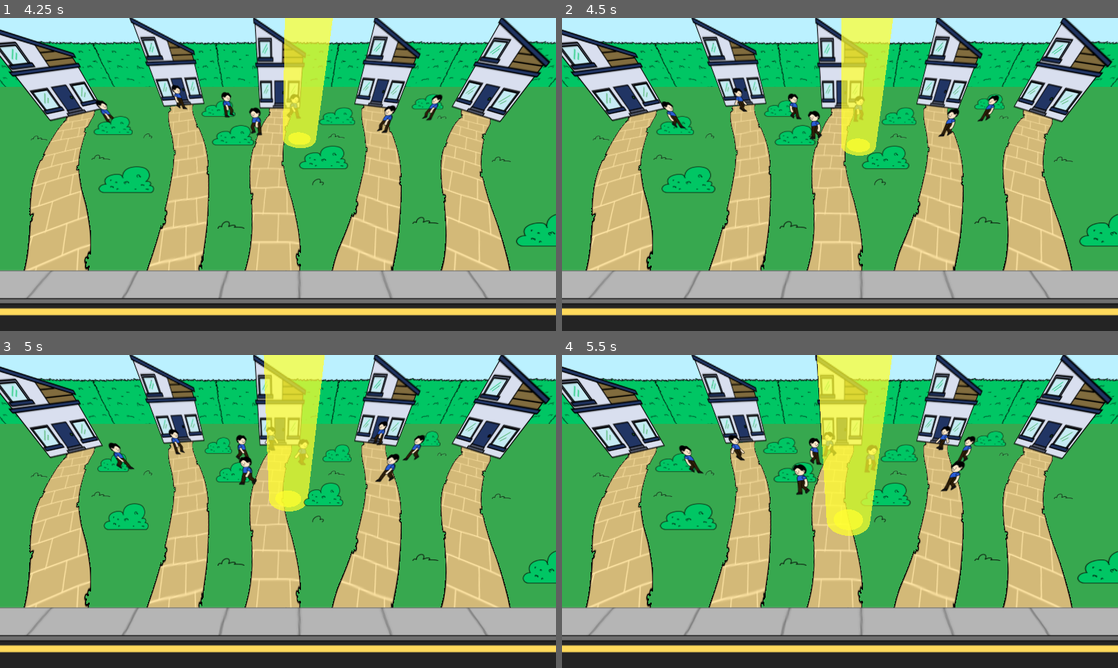
Above: before the commit, frames 1-4 (two rows, left to right).
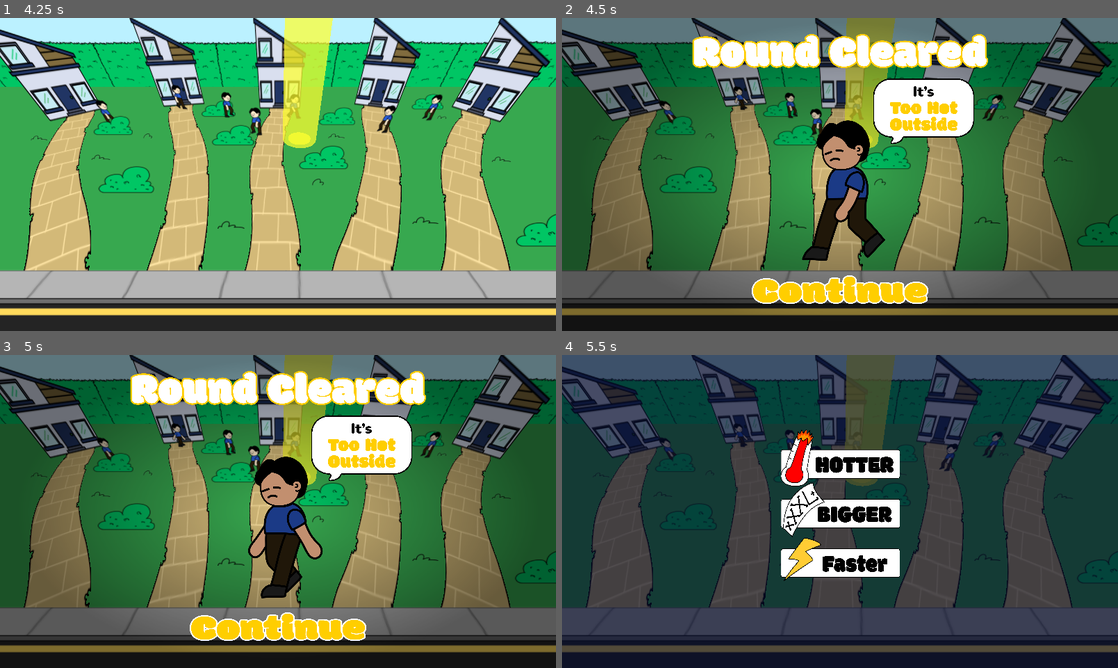
Above: after the commit, the same moments.

Repository: KgHtetNaing/sun_is_watching
Game: Godot game, scene res://scenes/main_menu.tscn
Two runs of this game, one before a commit and one after it. Both use one fixed random seed, a clock stepped at 60 frames per second and the inputs below. The engine's default icon, where the game draws it, is replaced by a stand-in: a white triangle on a blue panel in a dark square.
Inputs (mouse positions are in pixels of both pictures, inside the frame that each line leads up to):
- Up to frame 1 (4.25 s): click (278, 208) at 0.5 s; click (278, 174) at 1.25 s; tap Enter (ui_accept) at 2, 2.27, 3.02 s; move the mouse to (400, 158) at 2.02 s; move the mouse to (166, 190) at 2.77 s; move the mouse to (333, 105) at 3.52 s
- Up to frame 2 (4.5 s): move the mouse to (812, 237) at 4.27 s
- Up to frame 3 (5 s): tap Enter (ui_accept) at 4.52 s
- Up to frame 4 (5.5 s): click (840, 627) at 5.02 s

Frame 1 is identical in both runs. In frame 2, 88% of the frame differs, in the area x 0-100%, y 0-96%; in frame 3, 88%; in frame 4, 92%.

Commit message:
UpgradeDone

Diff:
--- a/main_menu.tscn
+++ /dev/null
@@ -1,39 +0,0 @@
-[gd_scene format=3 uid="uid://b3aud7guqhxnr"]
-
-[ext_resource type="Script" uid="uid://obm4lo5xy0we" path="res://main_menu.gd" id="1_06t4h"]
-
-[node name="MainMenu" type="Control" unique_id=2016285024]
-layout_mode = 3
-anchors_preset = 15
-anchor_right = 1.0
-anchor_bottom = 1.0
-grow_horizontal = 2
-grow_vertical = 2
-script = ExtResource("1_06t4h")
-
-[node name="VBoxContainer" type="VBoxContainer" parent="." unique_id=15148869]
-layout_mode = 0
-offset_left = 60.0
-offset_right = 257.0
-offset_bottom = 659.0
-alignment = 1
-
-[node name="start" type="Button" parent="VBoxContainer" unique_id=1777507957]
-layout_mode = 2
-size_flags_horizontal = 5
-text = "Start Game"
-
-[node name="setting" type="Button" parent="VBoxContainer" unique_id=59936161]
-layout_mode = 2
-size_flags_horizontal = 5
-text = "Setting
-
-"
-
-[node name="quit" type="Button" parent="VBoxContainer" unique_id=325347192]
-layout_mode = 2
-size_flags_horizontal = 5
-text = "Quit
-"
-
-[connection signal="pressed" from="VBoxContainer/start" to="." method="_on_start_pressed"]
--- a/scenes/lose_screen.tscn
+++ /dev/null
@@ -1,97 +0,0 @@
-[gd_scene format=3 uid="uid://cqalhatfscnku"]
-
-[ext_resource type="Script" uid="uid://clxav8cq1inw0" path="res://scripts/lose_screen.gd" id="1_uglf1"]
-
-[sub_resource type="StyleBoxFlat" id="StyleBoxFlat_uglf1"]
-bg_color = Color(0.70560455, 0.37027636, 0.18776155, 1)
-border_width_left = 10
-border_width_top = 5
-border_width_right = 10
-border_width_bottom = 5
-border_color = Color(0.7058824, 0.36862746, 0.1882353, 1)
-corner_radius_top_left = 10
-corner_radius_top_right = 10
-corner_radius_bottom_right = 10
-corner_radius_bottom_left = 10
-shadow_color = Color(0.35915577, 0.17558458, 0.07739537, 1)
-shadow_size = 2
-shadow_offset = Vector2(1, 4)
-
-[sub_resource type="StyleBoxFlat" id="StyleBoxFlat_1n1m7"]
-bg_color = Color(0.4325989, 0.35637146, 0.7006675, 1)
-border_width_left = 10
-border_width_top = 5
-border_width_right = 10
-border_width_bottom = 5
-border_color = Color(0.43137255, 0.35686275, 0.7019608, 1)
-corner_radius_top_left = 10
-corner_radius_top_right = 10
-corner_radius_bottom_right = 10
-corner_radius_bottom_left = 10
-corner_detail = 9
-shadow_color = Color(0.27271175, 0.22188184, 0.45344034, 1)
-shadow_size = 2
-shadow_offset = Vector2(1, 4)
-
-[node name="LoseScreen" type="Control" unique_id=774815783]
-layout_mode = 3
-anchors_preset = 15
-anchor_right = 1.0
-anchor_bottom = 1.0
-grow_horizontal = 2
-grow_vertical = 2
-script = ExtResource("1_uglf1")
-
-[node name="ColorRect" type="ColorRect" parent="." unique_id=1038150594]
-layout_mode = 0
-offset_right = 1152.0
-offset_bottom = 647.0
-color = Color(0.1764706, 0.1764706, 0.15294118, 1)
-
-[node name="CenterContainer" type="CenterContainer" parent="." unique_id=2144545169]
-layout_mode = 0
-offset_left = 276.0
-offset_top = -2.0
-offset_right = 889.0
-offset_bottom = 595.0
-
-[node name="VBoxContainer" type="VBoxContainer" parent="CenterContainer" unique_id=1382781249]
-layout_mode = 2
-theme_override_constants/separation = 36
-
-[node name="Title" type="Label" parent="CenterContainer/VBoxContainer" unique_id=1676235831]
-layout_mode = 2
-theme_override_font_sizes/font_size = 38
-text = "You are not hot enough!"
-horizontal_alignment = 1
-vertical_alignment = 1
-
-[node name="HBoxContainer2" type="HBoxContainer" parent="CenterContainer/VBoxContainer" unique_id=886284768]
-layout_mode = 2
-theme_override_constants/separation = 300
-
-[node name="level_reached" type="Label" parent="CenterContainer/VBoxContainer/HBoxContainer2" unique_id=427734042]
-layout_mode = 2
-text = "Level Reached :"
-
-[node name="current_level" type="Label" parent="CenterContainer/VBoxContainer/HBoxContainer2" unique_id=598197836]
-layout_mode = 2
-text = "1"
-
-[node name="HBoxContainer" type="HBoxContainer" parent="CenterContainer/VBoxContainer" unique_id=1069532356]
-layout_mode = 2
-theme_override_constants/separation = 60
-
-[node name="Retry" type="Button" parent="CenterContainer/VBoxContainer/HBoxContainer" unique_id=1936098170]
-layout_mode = 2
-theme_override_font_sizes/font_size = 16
-theme_override_styles/normal = SubResource("StyleBoxFlat_uglf1")
-text = "Retry
-"
-
-[node name="Main Menu" type="Button" parent="CenterContainer/VBoxContainer/HBoxContainer" unique_id=1881896105]
-layout_mode = 2
-theme_override_styles/normal = SubResource("StyleBoxFlat_1n1m7")
-text = "Main Menu"
-
-[connection signal="pressed" from="CenterContainer/VBoxContainer/HBoxContainer/Retry" to="." method="_on_retry_pressed"]
--- a/scenes/main_scene.tscn
+++ b/scenes/main_scene.tscn
@@ -103,7 +103,7 @@
 
 [node name="Timer" type="Timer" parent="." unique_id=971018918]
 process_mode = 3
-wait_time = 30.0
+wait_time = 3.0
 one_shot = true
 
 [node name="Camera3D" type="Camera3D" parent="." unique_id=704493747]
--- a/scenes/shop.tscn
+++ b/scenes/shop.tscn
@@ -1,8 +1,43 @@
 [gd_scene format=3 uid="uid://bgbuap2hnj78u"]
 
 [ext_resource type="Script" uid="uid://dhft0n2s4nctd" path="res://scripts/shop.gd" id="1_1l46r"]
-[ext_resource type="Texture2D" uid="uid://c7rkdiq743a0p" path="res://icon.svg" id="2_032fp"]
+[ext_resource type="Texture2D" uid="uid://depibfw4xswl3" path="res://art/Upgrade/Upgrade-33.png" id="2_1v8qu"]
 [ext_resource type="Script" uid="uid://6pbbqp6vjhnn" path="res://scripts/upgrade_button.gd" id="3_2fc2m"]
+[ext_resource type="Texture2D" uid="uid://c1mxo0xqskhsh" path="res://art/Upgrade/Upgrade-39.png" id="3_44xle"]
+[ext_resource type="Texture2D" uid="uid://cfwmmexv6qw0i" path="res://art/Upgrade/Upgrade-36.png" id="4_24it5"]
+[ext_resource type="Texture2D" uid="uid://1pc361jvi7xk" path="res://art/Upgrade/Upgrade-34.png" id="6_7mqwv"]
+[ext_resource type="Texture2D" uid="uid://cxutojadjfvh6" path="res://art/Upgrade/Upgrade-40.png" id="7_gobkm"]
+[ext_resource type="Texture2D" uid="uid://cd7viunxy8ltr" path="res://art/Upgrade/Upgrade-38.png" id="8_j14q8"]
+[ext_resource type="Texture2D" uid="uid://dxbmn4tybexfn" path="res://art/Upgrade/Upgrade-35.png" id="9_5u241"]
+[ext_resource type="Texture2D" uid="uid://bsn1882u0205t" path="res://art/Upgrade/Upgrade-42.png" id="10_pqync"]
+[ext_resource type="Texture2D" uid="uid://ct4qak1g2a2c3" path="res://art/Upgrade/Upgrade-41.png" id="11_yuijs"]
+
+[sub_resource type="StyleBoxTexture" id="StyleBoxTexture_aa4hd"]
+texture = ExtResource("2_1v8qu")
+
+[sub_resource type="StyleBoxTexture" id="StyleBoxTexture_68utx"]
+texture = ExtResource("3_44xle")
+
+[sub_resource type="StyleBoxTexture" id="StyleBoxTexture_ru2r1"]
+texture = ExtResource("4_24it5")
+
+[sub_resource type="StyleBoxTexture" id="StyleBoxTexture_lxs01"]
+texture = ExtResource("6_7mqwv")
+
+[sub_resource type="StyleBoxTexture" id="StyleBoxTexture_6nbx6"]
+texture = ExtResource("7_gobkm")
+
+[sub_resource type="StyleBoxTexture" id="StyleBoxTexture_mihhf"]
+texture = ExtResource("8_j14q8")
+
+[sub_resource type="StyleBoxTexture" id="StyleBoxTexture_5lclc"]
+texture = ExtResource("9_5u241")
+
+[sub_resource type="StyleBoxTexture" id="StyleBoxTexture_ouqob"]
+texture = ExtResource("10_pqync")
+
+[sub_resource type="StyleBoxTexture" id="StyleBoxTexture_p0at6"]
+texture = ExtResource("11_yuijs")
 
 [node name="Shop" type="Control" unique_id=1227722593]
 process_mode = 3
@@ -16,52 +51,64 @@
 
 [node name="CanvasLayer" type="CanvasLayer" parent="." unique_id=275518949]
 
-[node name="VBoxContainer" type="VBoxContainer" parent="CanvasLayer" unique_id=1898892178]
-anchors_preset = 8
-anchor_left = 0.5
-anchor_top = 0.5
-anchor_right = 0.5
-anchor_bottom = 0.5
-offset_left = -98.5
-offset_top = -225.5
-offset_right = 98.5
-offset_bottom = 225.5
+[node name="ColorRect" type="ColorRect" parent="CanvasLayer" unique_id=717608603]
+anchors_preset = 15
+anchor_right = 1.0
+anchor_bottom = 1.0
 grow_horizontal = 2
 grow_vertical = 2
+color = Color(0.019639827, 0.041127454, 0.16073531, 0.69411767)
 
-[node name="UpgradeDmg" type="Button" parent="CanvasLayer/VBoxContainer" unique_id=1749467096]
-layout_mode = 2
+[node name="UpgradeDmg" type="Button" parent="CanvasLayer" unique_id=1749467096]
+anchors_preset = 15
+anchor_right = 1.0
+anchor_bottom = 1.0
+offset_left = 501.33334
+offset_top = 169.0
+offset_right = -501.33337
+offset_bottom = -395.0
+grow_horizontal = 2
+grow_vertical = 2
 size_flags_horizontal = 4
 size_flags_vertical = 4
-text = "+DMG"
-icon = ExtResource("2_032fp")
+theme_override_styles/normal = SubResource("StyleBoxTexture_aa4hd")
+theme_override_styles/pressed = SubResource("StyleBoxTexture_68utx")
+theme_override_styles/hover = SubResource("StyleBoxTexture_ru2r1")
 script = ExtResource("3_2fc2m")
 upgrade_type = "damage"
 
-[node name="UpgradeSize" type="Button" parent="CanvasLayer/VBoxContainer" unique_id=1628898795]
-layout_mode = 2
+[node name="UpgradeSize" type="Button" parent="CanvasLayer" unique_id=1628898795]
+offset_left = 501.0
+offset_top = 283.0
+offset_right = 778.333
+offset_bottom = 439.0
 size_flags_horizontal = 4
 size_flags_vertical = 4
-text = "+Size"
-icon = ExtResource("2_032fp")
+theme_override_styles/normal = SubResource("StyleBoxTexture_lxs01")
+theme_override_styles/pressed = SubResource("StyleBoxTexture_6nbx6")
+theme_override_styles/hover = SubResource("StyleBoxTexture_mihhf")
 script = ExtResource("3_2fc2m")
 upgrade_type = "size"
 
-[node name="UpgradeSpeed" type="Button" parent="CanvasLayer/VBoxContainer" unique_id=904903480]
-layout_mode = 2
+[node name="UpgradeSpeed" type="Button" parent="CanvasLayer" unique_id=904903480]
+offset_left = 501.0
+offset_top = 397.0
+offset_right = 778.333
+offset_bottom = 553.0
 size_flags_horizontal = 4
 size_flags_vertical = 4
-text = "+Speed"
-icon = ExtResource("2_032fp")
+theme_override_styles/normal = SubResource("StyleBoxTexture_5lclc")
+theme_override_styles/pressed = SubResource("StyleBoxTexture_ouqob")
+theme_override_styles/hover = SubResource("StyleBoxTexture_p0at6")
 script = ExtResource("3_2fc2m")
 upgrade_type = "speed"
 
-[connection signal="mouse_entered" from="CanvasLayer/VBoxContainer/UpgradeDmg" to="CanvasLayer/VBoxContainer/UpgradeDmg" method="_on_mouse_entered"]
-[connection signal="mouse_exited" from="CanvasLayer/VBoxContainer/UpgradeDmg" to="CanvasLayer/VBoxContainer/UpgradeDmg" method="_on_mouse_exited"]
-[connection signal="pressed" from="CanvasLayer/VBoxContainer/UpgradeDmg" to="CanvasLayer/VBoxContainer/UpgradeDmg" method="_on_pressed"]
-[connection signal="mouse_entered" from="CanvasLayer/VBoxContainer/UpgradeSize" to="CanvasLayer/VBoxContainer/UpgradeSize" method="_on_mouse_entered"]
-[connection signal="mouse_exited" from="CanvasLayer/VBoxContainer/UpgradeSize" to="CanvasLayer/VBoxContainer/UpgradeSize" method="_on_mouse_exited"]
-[connection signal="pressed" from="CanvasLayer/VBoxContainer/UpgradeSize" to="CanvasLayer/VBoxContainer/UpgradeSize" method="_on_pressed"]
-[connection signal="mouse_entered" from="CanvasLayer/VBoxContainer/UpgradeSpeed" to="CanvasLayer/VBoxContainer/UpgradeSpeed" method="_on_mouse_entered"]
-[connection signal="mouse_exited" from="CanvasLayer/VBoxContainer/UpgradeSpeed" to="CanvasLayer/VBoxContainer/UpgradeSpeed" method="_on_mouse_exited"]
-[connection signal="pressed" from="CanvasLayer/VBoxContainer/UpgradeSpeed" to="CanvasLayer/VBoxContainer/UpgradeSpeed" method="_on_pressed"]
+[connection signal="mouse_entered" from="CanvasLayer/UpgradeDmg" to="CanvasLayer/UpgradeDmg" method="_on_mouse_entered"]
+[connection signal="mouse_exited" from="CanvasLayer/UpgradeDmg" to="CanvasLayer/UpgradeDmg" method="_on_mouse_exited"]
+[connection signal="pressed" from="CanvasLayer/UpgradeDmg" to="CanvasLayer/UpgradeDmg" method="_on_pressed"]
+[connection signal="mouse_entered" from="CanvasLayer/UpgradeSize" to="CanvasLayer/UpgradeSize" method="_on_mouse_entered"]
+[connection signal="mouse_exited" from="CanvasLayer/UpgradeSize" to="CanvasLayer/UpgradeSize" method="_on_mouse_exited"]
+[connection signal="pressed" from="CanvasLayer/UpgradeSize" to="CanvasLayer/UpgradeSize" method="_on_pressed"]
+[connection signal="mouse_entered" from="CanvasLayer/UpgradeSpeed" to="CanvasLayer/UpgradeSpeed" method="_on_mouse_entered"]
+[connection signal="mouse_exited" from="CanvasLayer/UpgradeSpeed" to="CanvasLayer/UpgradeSpeed" method="_on_mouse_exited"]
+[connection signal="pressed" from="CanvasLayer/UpgradeSpeed" to="CanvasLayer/UpgradeSpeed" method="_on_pressed"]
--- a/shop.tscn
+++ /dev/null
@@ -1,70 +0,0 @@
-[gd_scene format=3 uid="uid://wltf47321evx"]
-
-[ext_resource type="Script" uid="uid://hvmlihh8hx8e" path="res://shop.gd" id="1_viryw"]
-
-[node name="Shop" type="CanvasLayer" unique_id=929681098]
-process_mode = 3
-script = ExtResource("1_viryw")
-
-[node name="ShopPanel" type="Control" parent="." unique_id=434905232]
-layout_mode = 3
-anchors_preset = 15
-anchor_right = 1.0
-anchor_bottom = 1.0
-grow_horizontal = 2
-grow_vertical = 2
-
-[node name="Panel" type="Panel" parent="ShopPanel" unique_id=288446089]
-layout_mode = 1
-anchors_preset = 15
-anchor_right = 1.0
-anchor_bottom = 1.0
-grow_horizontal = 2
-grow_vertical = 2
-
-[node name="VBoxContainer" type="VBoxContainer" parent="ShopPanel" unique_id=1873546862]
-layout_mode = 1
-anchors_preset = 8
-anchor_left = 0.5
-anchor_top = 0.5
-anchor_right = 0.5
-anchor_bottom = 0.5
-offset_left = -39.5
-offset_top = -77.5
-offset_right = 39.5
-offset_bottom = 77.5
-grow_horizontal = 2
-grow_vertical = 2
-
-[node name="SHOP" type="Label" parent="ShopPanel/VBoxContainer" unique_id=1803893175]
-layout_mode = 2
-text = "SHOP"
-horizontal_alignment = 1
-vertical_alignment = 1
-
-[node name="HSeparator" type="HSeparator" parent="ShopPanel/VBoxContainer" unique_id=1688328738]
-layout_mode = 2
-
-[node name="MONEY" type="Label" parent="ShopPanel/VBoxContainer" unique_id=267387667]
-layout_mode = 2
-text = "MONEY"
-horizontal_alignment = 1
-vertical_alignment = 1
-
-[node name="HSeparator2" type="HSeparator" parent="ShopPanel/VBoxContainer" unique_id=693944580]
-layout_mode = 2
-
-[node name="ButtonDmg" type="Button" parent="ShopPanel/VBoxContainer" unique_id=1122643621]
-layout_mode = 2
-text = "+DMG"
-
-[node name="ButtonSize" type="Button" parent="ShopPanel/VBoxContainer" unique_id=741618541]
-layout_mode = 2
-text = "+Size"
-
-[node name="HSeparator3" type="HSeparator" parent="ShopPanel/VBoxContainer" unique_id=491044152]
-layout_mode = 2
-
-[node name="ButtonContinue" type="Button" parent="ShopPanel/VBoxContainer" unique_id=288483829]
-layout_mode = 2
-text = "Continue"
Binary file added: art/Upgrade/Upgrade-33.png
Not shown, added: art/Upgrade/Upgrade-33.png.import
Binary file added: art/Upgrade/Upgrade-34.png
Not shown, added: art/Upgrade/Upgrade-34.png.import
Binary file added: art/Upgrade/Upgrade-35.png
Not shown, added: art/Upgrade/Upgrade-35.png.import
Binary file added: art/Upgrade/Upgrade-36.png
Not shown, added: art/Upgrade/Upgrade-36.png.import
Binary file added: art/Upgrade/Upgrade-38.png
Not shown, added: art/Upgrade/Upgrade-38.png.import
Binary file added: art/Upgrade/Upgrade-39.png
Not shown, added: art/Upgrade/Upgrade-39.png.import
(and 12 more such lines)
